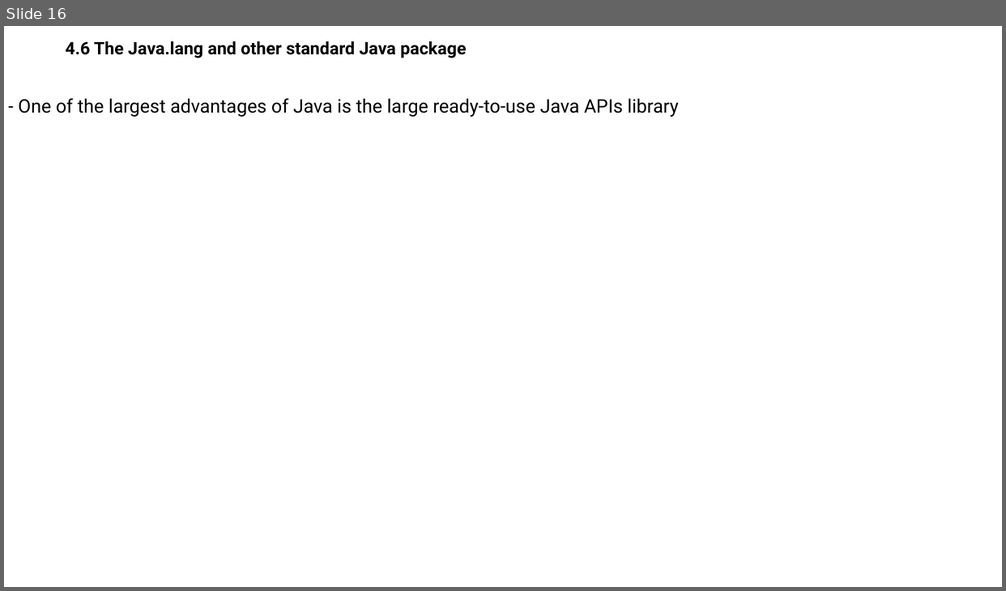
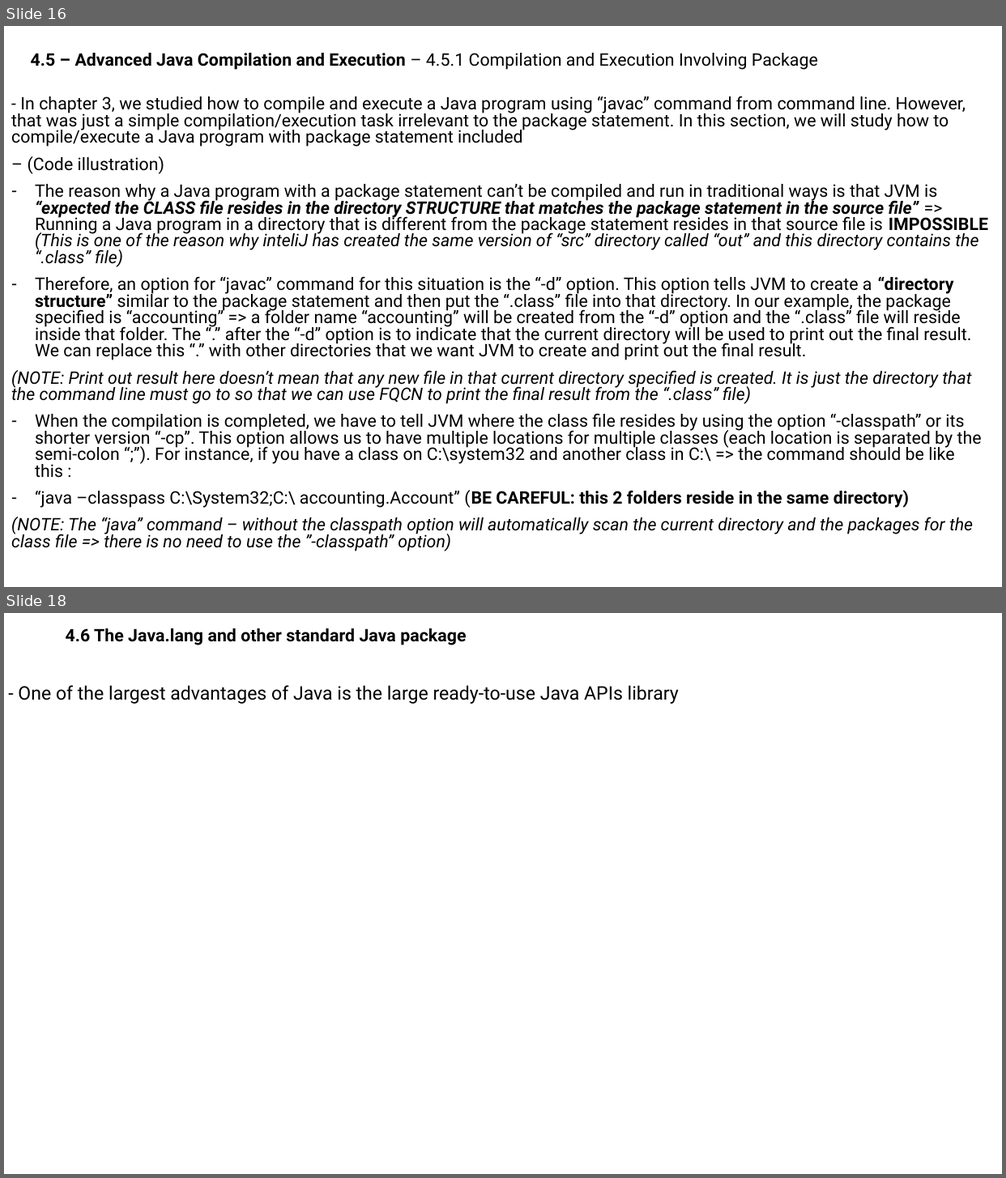
Before and after one commit to MaiDinhVinh/CS-Java, a slide deck: Java SE 8 Teaching Material/Chapter 4 - Basic Java Elements.pptx. Shown one above the other, each under a label of ours: slide 16 before the commit, slides 16 and 18 after it; the slides between them are not shown. The pictures are 1006x591 and 1006x1178 pixels, drawn with LibreOffice and Linux fonts; fonts in the diff are those of the drawing. Boxes give left, top, right and bottom in pixels: in the first picture for what was removed or moved away, otherwise in the second. Text is boxed around its words. In the diff, an @@ line names an element or a change of style, - is before the commit and + after.

Commit message:
Upload updated version of presentation

```diff
--- a/Java SE 8 Teaching Material/Chapter 4 - Basic Java Elements.pptx
+++ b/Java SE 8 Teaching Material/Chapter 4 - Basic Java Elements.pptx
@@ slide 16 added at (4,26,1002,587), background #FFFFFF @@
@@ subtitle added at (31,53,818,70), 16.6 pt, text #000000 @@
+4.5 – Advanced Java Compilation and Execution – 4.5.1 Compilation and Execution Involving Package
@@ text added at (11,96,988,552), 16.6 pt, text #000000 @@
+- In chapter 3, we studied how to compile and execute a Java program using “javac” command from command line. However, that was just a simple compilation/execution task irrelevant to the package statement. In this section, we will study how to compile/execute a Java program with package statement included
+– (Code illustration)
+– The reason why a Java program with a package statement can’t be compiled and run in traditional ways is that JVM is “expected the CLASS file resides in the directory STRUCTURE that matches the package statement in the source file” => Running a Java program in a directory that is different from the package statement resides in that source file is IMPOSSIBLE (This is one of the reason why inteliJ has created the same version of “src” directory called “out” and this directory contains the “.class” file)
+– Therefore, an option for “javac” command for this situation is the “-d” option. This option tells JVM to create a “directory structure” similar to the package statement and then put the “.class” file into that directory. In our example, the package specified is “accounting” => a folder name “accounting” will be created from the “-d” option and the “.class” file will reside inside that folder. The “.” after the “-d” option is to indicate that the current directory will be used to print out the final result. We can replace this “.” with other directories that we want JVM to create and print out the final result.
+(NOTE: Print out result here doesn’t mean that any new file in that current directory specified is created. It is just the directory that the command line must go to so that we can use FQCN to print the final result from the “.class” file)
+– When the compilation is completed, we have to tell JVM where the class file resides by using the option “-classpath” or its shorter version “-cp”. This option allows us to have multiple locations for multiple classes (each location is separated by the semi-colon “;”). For instance, if you have a class on C:\system32 and another class in C:\ => the command should be like this :
+– “java –classpass C:\System32;C:\ accounting.Account” (BE CAREFUL: this 2 folders reside in the same directory)
+(NOTE: The “java” command – without the classpath option will automatically scan the current directory and the packages for the class file => there is no need to use the ”-classpath” option)
@@ what was slide 16 is now slide 18 @@
```
Also in this commit, not shown: 1 other slide added.
